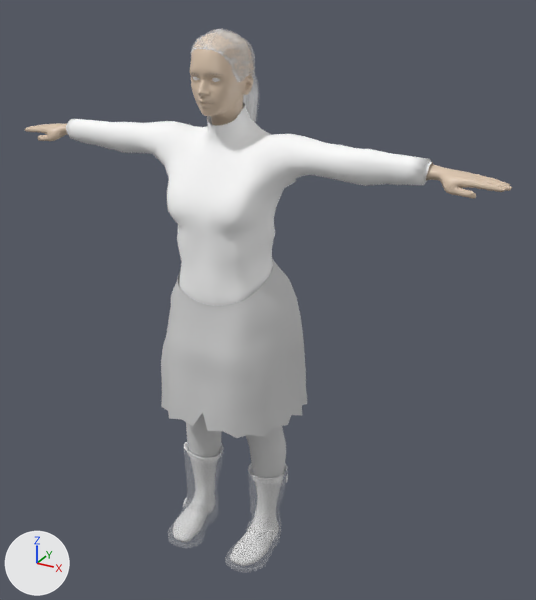
The FBX model Assets/Models/Humans/Eimear/Meshes/Eimear.fbx, before and after one commit.
Both versions are drawn from a 50 mm lens placed at (2.84, -4.48, 4.59), pointed at (0.22, 0.28, 2.21). The axes (+X, +Y, +Z) are drawn at lower left. The lights are the same throughout. The older version comes first. Vertices at exactly the same position are counted once.

Objects in the first picture: 'Eimear.Harvey_PSkirt01', 'Eimear.Knitted_Sweater_01', 'Eimear.Stockings', 'Eimear.body' and 3 more.
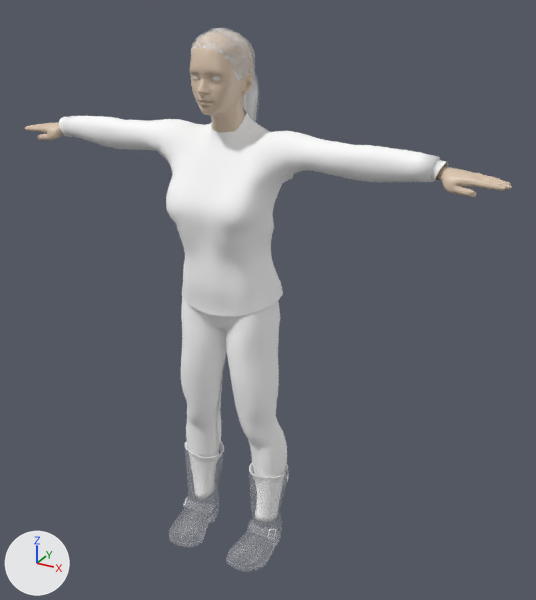
Boxes (x1, y1, x2, y2) around the edits, measured in the pictures (536 x 600 px):
'Eimear.Knitted_Sweater_01', reshaped: before (66, 103, 433, 306); after (58, 108, 448, 317)
'Eimear.Harvey_PSkirt01', deleted: before (161, 259, 307, 438)
'Eimear.Tightjeans', added: after (181, 297, 287, 522)
'Eimear.Stockings', deleted: before (173, 412, 286, 566)

The change, as a diff of the scene's bpy script:
```diff
--- a/Assets/Models/Humans/Eimear/Meshes/Eimear.fbx.py
+++ b/Assets/Models/Humans/Eimear/Meshes/Eimear.fbx.py
@@ me_eimear_knitted_sweater_01mesh_001 @@
 # used by ob_eimear_knitted_sweater_01; location = (0.0, 0.0, 0.0)
-me_eimear_knitted_sweater_01mesh_001.from_pydata(...)  # 1379 vertices, 1314 faces; spans x -1.53..1.5, y -0.31..0.45, z 2.17..3.76
+me_eimear_knitted_sweater_01mesh_001.from_pydata(...)  # 1303 vertices, 1262 faces; spans x -1.6..1.59, y -0.3..0.44, z 2.24..3.71
+# me_eimear_knitted_sweater_01mesh_001 part 1: 1372 vertices removed from x -1.53..1.5, y -0.31..0.45, z 2.17..3.76; 1296 vertices added at x -1.6..1.59, y -0.3..0.44, z 2.24..3.71
 me_eimear_knitted_sweater_01mesh_001.materials.append(mat_eimear_knitted_sweater_01)
@@ me_eimear_tightjeansmesh_001 @@
+me_eimear_tightjeansmesh_001.from_pydata(...)  # 2394 vertices, 2108 faces; spans x -0.47..0.47, y -0.22..0.39, z 0.26..2.58
+me_eimear_tightjeansmesh_001.materials.append(mat_eimear_tongue01)  # white #ffffff
@@ ob_eimear_stockings @@
-ob_eimear_stockings = bpy.data.objects.new('Eimear.Stockings', me_eimear_stockingsmesh_001)
-ob_eimear_stockings.location = (0.0, 0.0, 0.0)
@@ ob_eimear_harvey_pskirt01 @@
-ob_eimear_harvey_pskirt01 = bpy.data.objects.new('Eimear.Harvey_PSkirt01', me_eimear_harvey_pskirt01mesh_001)
-ob_eimear_harvey_pskirt01.location = (0.0, 0.0, 0.0)
@@ ob_eimear_tightjeans @@
+ob_eimear_tightjeans = bpy.data.objects.new('Eimear.Tightjeans', me_eimear_tightjeansmesh_001)
+ob_eimear_tightjeans.location = (0.0, 0.0, 0.0)
```
